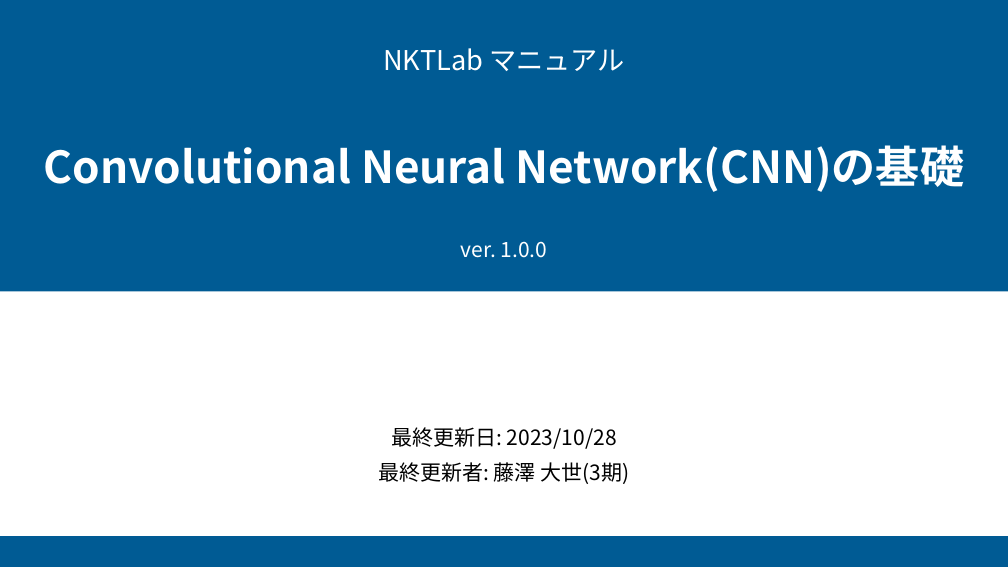
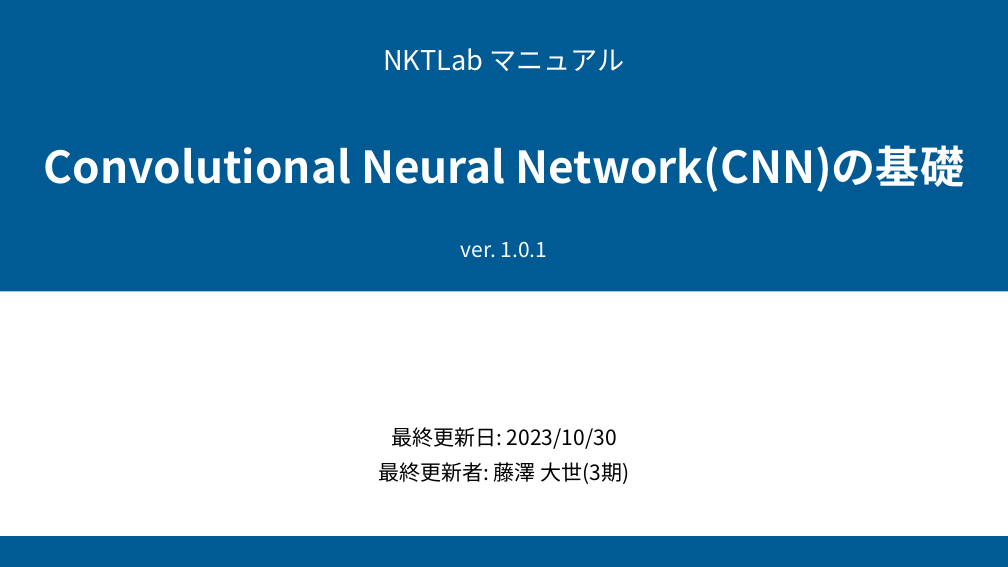
Before and after one commit to taiseifujisawa/cnn_manual_nktlab, a slide deck: slide 1 of cnn_manual.pptx. Drawn at 1008x567 pixels with LibreOffice and Linux fonts; fonts in the diff are those of the drawing; background and template pictures are left out. Boxes give left, top, right and bottom in pixels: in the first picture for what was removed or moved away, otherwise in the second. Text is boxed around its words. In the diff, an @@ line names an element or a change of style, - is before the commit and + after.

```diff
--- a/cnn_manual.pptx
+++ b/cnn_manual.pptx
@@ text at (461, 241, 548, 258): text changed @@
-ver. 1.0.0
+ver. 1.0.1
@@ text at (391, 427, 617, 449): text changed @@
-最終更新日: 2023/10/28
+最終更新日: 2023/10/30
```
Also in this commit, not shown: 2 other slides changed.
